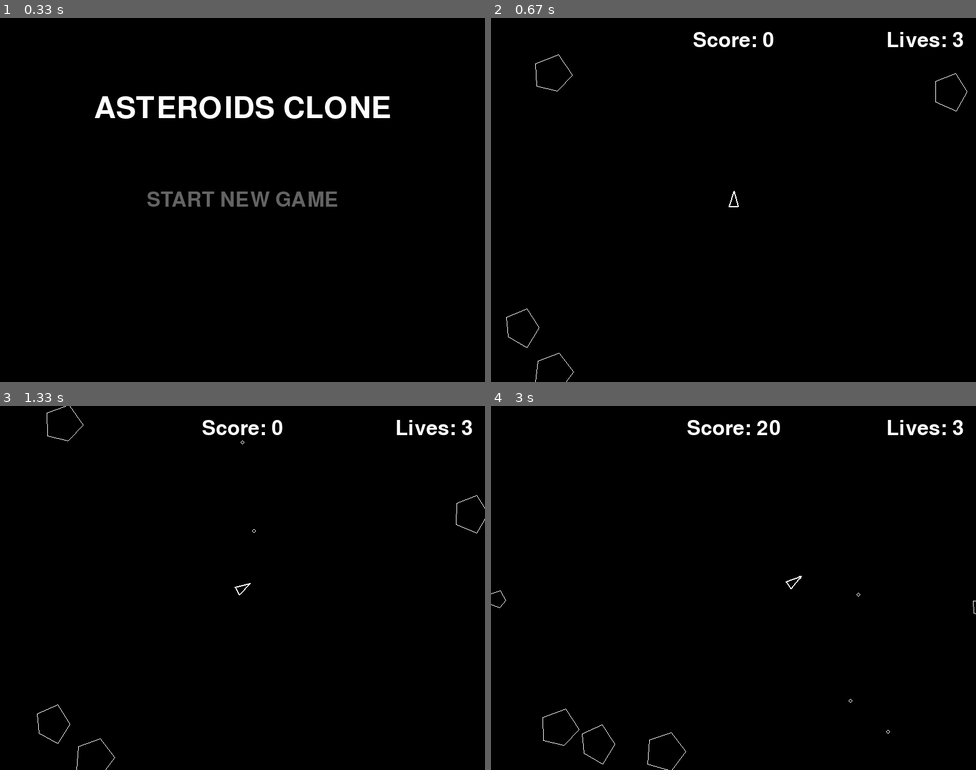
Above: before the commit, frames 1-4 (two rows, left to right).
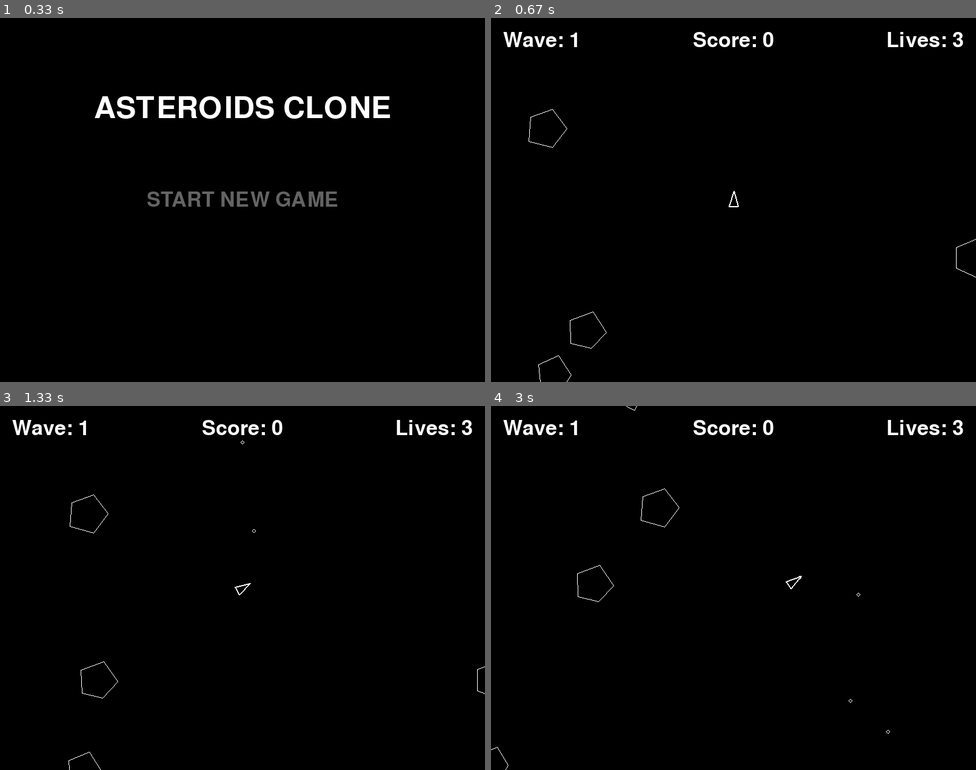
Above: after the commit, the same moments.

Repository: ZiadRamzy/pygame-asteroids
Game: pygame game, started from asteroids.py
Two runs of this game, one before a commit and one after it. Both use one fixed random seed, a clock stepped at 60 frames per second and the inputs below.
Inputs:
- Up to frame 1 (0.33 s): no input
- Up to frame 2 (0.67 s): click "START NEW GAME" at 0.38 s
- Up to frame 3 (1.33 s): tap Space at 0.67, 1.07 s; hold Right from 1 s (still down)
- Up to frame 4 (3 s): tap Space at 1.37, 1.57, 1.9, 2.2, 2.4, 2.7, 2.97 s; release Right at 1.47 s; hold Up 1.5-1.8 s; hold Right 1.83-2.3 s; hold Left 2.33-2.87 s; hold Left from 2.9 s (still down)

Frame 1 is identical in both runs. In frame 2, 0.5% of the frame differs, in the area x 2-100%, y 3-100%; in frame 3, 0.5%; in frame 4, 0.9%, in the area x 0-100%, y 0-100%.

Commit message:
Add wave progression and asteroid difficulty scaling

Diff:
--- a/asteroid.py
+++ b/asteroid.py
@@ -12,9 +12,9 @@
 
 
 class Asteroid(GameObject):
-    def __init__(self, position, size_factor=1.0):
+    def __init__(self, position, size_factor=1.0, speed_multiplier=1.0):
         angle = random.uniform(0, 2 * math.pi)
-        speed = random.uniform(0.5, 2)
+        speed = random.uniform(0.5, 2) * speed_multiplier
         velocity = (speed * math.cos(angle), speed * math.sin(angle))
 
         radius = 30 * size_factor
@@ -26,6 +26,7 @@
         )
         self.color = WHITE
         self.size_factor = size_factor
+        self.speed_multiplier = speed_multiplier
         self.points = self._generate_polygon(radius)
 
     def _generate_polygon(self, radius):
@@ -66,6 +67,7 @@
             fragment = Asteroid(
                 position=self.position,
                 size_factor=self.size_factor * ASTEROID_SPLIT_SCALE,
+                speed_multiplier=self.speed_multiplier,
             )
             fragment.velocity = velocity
             fragments.append(fragment)
--- a/asteroids.py
+++ b/asteroids.py
@@ -1,7 +1,10 @@
 import pygame
 import random
 from constants import (
+    ASTEROID_BASE_COUNT,
     ASTEROID_START_SIZE,
+    ASTEROID_WAVE_COUNT_INCREASE,
+    ASTEROID_WAVE_SPEED_INCREASE,
     BLACK,
     GAME_TITLE,
     GAME_STATE_GAME_OVER,
@@ -36,6 +39,7 @@
 lives = STARTING_LIVES
 respawn_timer = 0
 invulnerability_timer = 0
+wave_number = 1
 running = True
 game_state = GAME_STATE_MENU
 start_button_rect = None
@@ -102,29 +106,59 @@
     screen.blit(lives_surface, lives_rect)
 
 
+def draw_wave():
+    wave_surface = font_medium.render(f"Wave: {wave_number}", True, WHITE)
+    wave_rect = wave_surface.get_rect(topleft=(20, 20))
+    screen.blit(wave_surface, wave_rect)
+
+
+def get_wave_asteroid_count():
+    return ASTEROID_BASE_COUNT + ((wave_number - 1) * ASTEROID_WAVE_COUNT_INCREASE)
+
+
+def get_wave_speed_multiplier():
+    return 1 + ((wave_number - 1) * ASTEROID_WAVE_SPEED_INCREASE)
+
+
+def create_asteroid_spawn_position():
+    return (
+        random.choice([
+            random.uniform(0, SCREEN_WIDTH * 0.2),
+            random.uniform(SCREEN_WIDTH * 0.8, SCREEN_WIDTH),
+        ]),
+        random.uniform(0, SCREEN_HEIGHT),
+    )
+
+
+def spawn_wave():
+    global asteroids
+
+    asteroids = []
+    speed_multiplier = get_wave_speed_multiplier()
+    for _ in range(get_wave_asteroid_count()):
+        asteroids.append(
+            Asteroid(
+                create_asteroid_spawn_position(),
+                size_factor=ASTEROID_START_SIZE,
+                speed_multiplier=speed_multiplier,
+            )
+        )
+
+
 def start_new_game():
     """
     Initializes the entities for a new game
     """
-    global ship, asteroids, bullets, score, lives, respawn_timer, invulnerability_timer
+    global ship, asteroids, bullets, score, lives, respawn_timer, invulnerability_timer, wave_number
 
     ship = Ship()
-    asteroids = []
     bullets = []
     score = 0
     lives = STARTING_LIVES
     respawn_timer = 0
     invulnerability_timer = 0
-
-    for _ in range(4):
-        position = (
-            random.choice([
-                random.uniform(0, SCREEN_WIDTH * 0.2),  # left edge
-                random.uniform(SCREEN_WIDTH * 0.8, SCREEN_WIDTH)  # right edge
-            ]),
-            random.uniform(0, SCREEN_HEIGHT)
-        )
-        asteroids.append(Asteroid(position, size_factor=ASTEROID_START_SIZE))
+    wave_number = 1
+    spawn_wave()
 
 
 def create_bullet_from_ship(ship):
@@ -190,6 +224,17 @@
         invulnerability_timer -= 1
 
 
+def update_wave_state():
+    global wave_number
+
+    if game_state != GAME_STATE_PLAYING:
+        return
+
+    if not asteroids:
+        wave_number += 1
+        spawn_wave()
+
+
 while running:
     for event in pygame.event.get():
         if event.type == pygame.QUIT:
@@ -237,6 +282,7 @@
         handle_bullet_asteroid_collisions()
         handle_ship_asteroid_collisions()
         update_respawn_state()
+        update_wave_state()
 
     screen.fill(BLACK)
 
@@ -247,6 +293,7 @@
     elif game_state == GAME_STATE_PLAYING:
         draw_score()
         draw_lives()
+        draw_wave()
         if ship and (invulnerability_timer == 0 or invulnerability_timer % 10 < 5):
             ship.draw(screen)
         for asteroid in asteroids:
--- a/constants.py
+++ b/constants.py
@@ -31,6 +31,9 @@
 ASTEROID_SPLIT_SCALE = 0.5
 ASTEROID_MIN_SIZE = 0.25
 ASTEROID_SPLIT_SPEED_MULTIPLIER = 1.5
+ASTEROID_BASE_COUNT = 4
+ASTEROID_WAVE_COUNT_INCREASE = 1
+ASTEROID_WAVE_SPEED_INCREASE = 0.15
 
 # score settings
 ASTEROID_SCORE_VALUES = {
